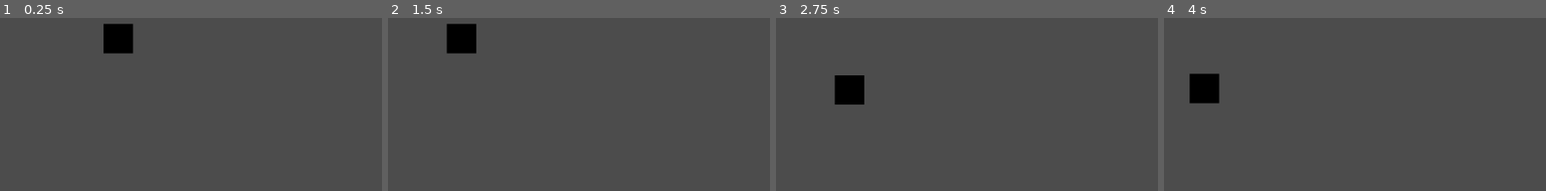
Above: before the commit, frames 1-4 (left to right).
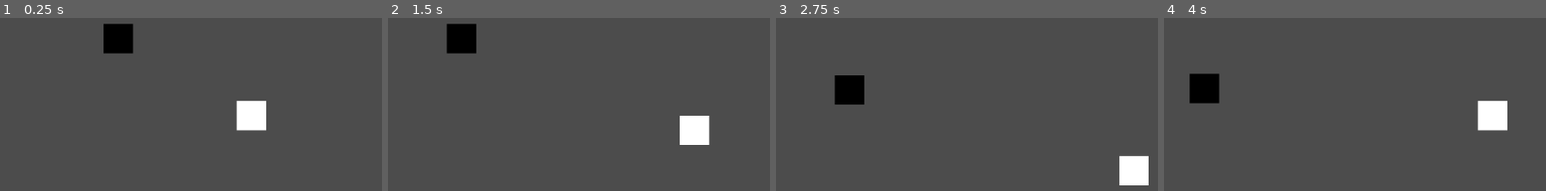
Above: after the commit, the same moments.

Repository: pjz987/YinYang
Game: Godot game, scene res://TestScene.tscn
The game is run twice, just before and just after one commit, with the same random seed, the same clock (stepped at 60 frames per second) and the same inputs. Before the commit the project has no main scene; this scene is started directly in both runs.
Inputs:
- Up to frame 1 (0.25 s): no input
- Up to frame 2 (1.5 s): tap Enter at 0.5 s; hold Right (ui_right) 0.53-1.28 s; hold A (a) 0.53-1.28 s; tap D (d) at 0.8, 1.35 s; hold Down (ui_down) from 1.28 s (still down)
- Up to frame 3 (2.75 s): tap S (s) at 1.55 s; release Down (ui_down) at 2.03 s; hold Right (ui_right) from 2.03 s (still down); hold S (s) from 2.03 s (still down); tap W (w) at 2.3 s
- Up to frame 4 (4 s): release Right (ui_right) at 2.78 s; release S (s) at 2.78 s; hold Up (ui_up) 2.78-3.53 s; tap W (w) at 2.85 s; tap A (a) at 3.05 s; hold Left (ui_left) from 3.53 s (still down); hold A (a) from 3.53 s (still down); tap D (d) at 3.8 s

The runs differ from the first frame. In frame 1, 1.4% of the frame differs, in the area x 61-70%, y 47-66%; in frame 2, 1.3%; in frame 3, 1.3%; in frame 4, 1.4%.

Commit message:
Yin and Yang

Diff:
--- a/TestScene.tscn
+++ b/TestScene.tscn
@@ -1,8 +1,12 @@
-[gd_scene load_steps=2 format=2]
+[gd_scene load_steps=3 format=2]
 
 [ext_resource path="res://Yin.tscn" type="PackedScene" id=1]
+[ext_resource path="res://Yang.tscn" type="PackedScene" id=2]
 
 [node name="TestScene" type="Node2D"]
 
 [node name="Yin" parent="." instance=ExtResource( 1 )]
 position = Vector2( 161.253, 131.853 )
+
+[node name="Yang" parent="." instance=ExtResource( 2 )]
+position = Vector2( 342.492, 236.652 )
--- /dev/null
+++ b/Yang.gd
@@ -0,0 +1,19 @@
+extends KinematicBody2D
+class_name Yang
+
+export var MOVE_SPEED = 100
+
+func _physics_process(delta):
+	var input_vector := get_inputs()
+	move(input_vector)
+
+func get_inputs() -> Vector2:
+	return Vector2(
+		Input.get_action_strength("ui_right")- Input.get_action_strength("ui_left"),
+		Input.get_action_strength("ui_down") - Input.get_action_strength("ui_up")
+	).normalized() * MOVE_SPEED
+
+func move(input_vector) -> void:
+	move_and_slide(input_vector)
+#	global_position.x += input_vector.x
+#	global_position.y += input_vector.y
--- /dev/null
+++ b/Yang.tscn
@@ -0,0 +1,10 @@
+[gd_scene load_steps=3 format=2]
+
+[ext_resource path="res://Yang.gd" type="Script" id=1]
+[ext_resource path="res://Yin.tscn" type="PackedScene" id=2]
+
+[node name="Yang" instance=ExtResource( 2 )]
+script = ExtResource( 1 )
+
+[node name="ColorRect" parent="." index="1"]
+color = Color( 1, 1, 1, 1 )
--- a/project.godot
+++ b/project.godot
@@ -10,17 +10,24 @@
 
 _global_script_classes=[ {
 "base": "KinematicBody2D",
+"class": "Yang",
+"language": "GDScript",
+"path": "res://Yang.gd"
+}, {
+"base": "KinematicBody2D",
 "class": "Yin",
 "language": "GDScript",
 "path": "res://Yin.gd"
 } ]
 _global_script_class_icons={
+"Yang": "",
 "Yin": ""
 }
 
 [application]
 
 config/name="Yin Yang"
+run/main_scene="res://TestScene.tscn"
 config/icon="res://icon.png"
 
 [input]
@@ -52,4 +59,5 @@
 
 [rendering]
 
+quality/driver/driver_name="GLES2"
 environment/default_environment="res://default_env.tres"
